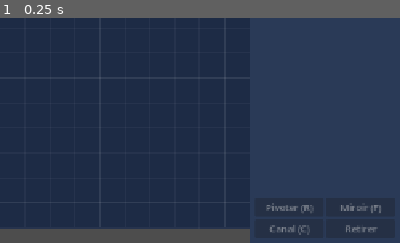
Above: before the commit, frame 1.
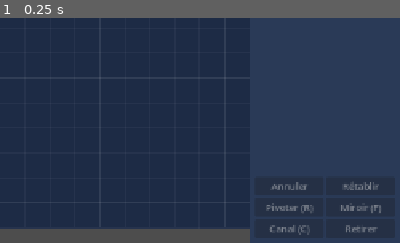
Above: after the commit, the same moment.

Repository: HackTechDev/bricabrac
Game: Godot game, scene res://scenes/main.tscn
Same seed, same stepped clock (60 frames per second), same inputs: the game is played once before the commit and once after it.
Inputs:
- Up to frame 1 (0.25 s): no input
The pictures show only the part of the screen within x 50-100%, y 50-100%; the shares and areas given below are measured in that part.

The runs differ from the first frame. In frame 1, 0.3% of the frame differs, in the area x 68-95%, y 72-77%.

Commit message:
[Version] 0.3.0 - Annulation et conservation des pièces
- Annuler et rétablir : Ctrl+Z, Ctrl+Y ou Ctrl+Maj+Z, et boutons dédiés ;
  historique par niveau, une étape par action complète
- Pièces sauvegardées par niveau et restaurées au redémarrage ; les
  pièces devenues invalides sont écartées et signalées
- Identifiants stables pour le décor, afin que les cordes s'y rattachent
- Lancer la simulation ne réordonne plus les pièces du joueur
- Tests : annulation à la souris et au clavier, redémarrage, sauvegarde
  incohérente, solutions relues depuis le format de sauvegarde

Co-Authored-By: Claude Opus 5.5 <noreply@anthropic.com>

Diff:
--- a/scripts/board.gd
+++ b/scripts/board.gd
@@ -33,6 +33,11 @@
 
 func load_level(p_level: Dictionary) -> void:
 	level = p_level
+	# Identifiants stables pour le décor : une corde sauvegardée doit y retrouver ses attaches.
+	var fixed: Array = level.get("fixed", [])
+	for i in fixed.size():
+		if not fixed[i].has("id"):
+			fixed[i]["id"] = "f%d" % i
 	placed.clear()
 	_next_id = 1
 	_rebuild(false)
@@ -40,8 +45,6 @@
 
 
 func start() -> void:
-	# Ordre canonique : à disposition égale, résultat égal, quel que soit l'ordre de pose.
-	placed.sort_custom(func(a: Dictionary, b: Dictionary) -> bool: return _key(a) < _key(b))
 	_rebuild(true)
 
 
@@ -53,6 +56,40 @@
 	placed.clear()
 	_rebuild(false)
 	inventory_changed.emit()
+
+
+## Copie indépendante de la disposition du joueur.
+func layout() -> Array:
+	var copy: Array = []
+	for entry in placed:
+		copy.append(entry.duplicate(true))
+	return copy
+
+
+## Remplace la disposition par un état déjà connu comme valide (annulation).
+func set_layout(state: Array) -> void:
+	placed.clear()
+	for entry: Dictionary in state:
+		placed.append(entry.duplicate(true))
+	_bump_next_id()
+	_rebuild(false)
+	inventory_changed.emit()
+
+
+## Remet en place une disposition sauvegardée, en écartant ce qui n'est plus valide, par exemple
+## si le niveau a changé depuis. Renvoie le nombre de pièces écartées.
+func restore_layout(state: Array) -> int:
+	var dropped := 0
+	for ropes: bool in [false, true]:
+		for item: Variant in state:
+			var is_rope: bool = item is Dictionary and item.get("kind") == "rope"
+			if is_rope != ropes:
+				continue
+			if not _restore_entry(item):
+				dropped += 1
+	_bump_next_id()
+	inventory_changed.emit()
+	return dropped
 
 
 func remaining(kind: String) -> int:
@@ -193,10 +230,13 @@
 		_part_layer.remove_child(part)
 		part.queue_free()
 	parts.clear()
-	var layout: Array = level.get("fixed", []) + placed
+	var mine: Array = placed.duplicate()
+	if run:
+		# Ordre canonique : à disposition égale, résultat égal, quel que soit l'ordre de pose.
+		mine.sort_custom(func(a: Dictionary, b: Dictionary) -> bool: return _key(a) < _key(b))
 	# Les cordes s'accrochent à des pièces qui doivent déjà exister.
 	for ropes: bool in [false, true]:
-		for entry: Dictionary in layout:
+		for entry: Dictionary in level.get("fixed", []) + mine:
 			if (entry.kind == "rope") == ropes:
 				_make(entry)
 
@@ -207,6 +247,50 @@
 	_part_layer.add_child(part)
 	parts.append(part)
 	return part
+
+
+func _restore_entry(item: Variant) -> bool:
+	if not item is Dictionary or not Catalog.INFO.has(item.get("kind", "")):
+		return false
+	var entry: Dictionary = (item as Dictionary).duplicate(true)
+	if remaining(entry.kind) <= 0:
+		return false
+	if entry.kind == "rope":
+		if not _rope_targets_exist(entry):
+			return false
+	elif not entry.get("pos") is Vector2:
+		return false
+	placed.append(entry)
+	var part := _make(entry)
+	if _is_rejected(part):
+		placed.pop_back()
+		_drop(part)
+		return false
+	return true
+
+
+func _is_rejected(part: Part) -> bool:
+	return not part is RopePart and not is_valid(part)
+
+
+func _rope_targets_exist(entry: Dictionary) -> bool:
+	var from := find_part(entry.get("from", ""))
+	var to := find_part(entry.get("to", ""))
+	if from == null or to == null or from == to:
+		return false
+	if not (from.main_body is RigidBody2D or to.main_body is RigidBody2D):
+		return false
+	for id: Variant in entry.get("via", []):
+		if not find_part(str(id)) is PulleyPart:
+			return false
+	return true
+
+
+func _bump_next_id() -> void:
+	for entry in placed:
+		var id: String = entry.get("id", "")
+		if id.begins_with("p") and id.substr(1).is_valid_int():
+			_next_id = maxi(_next_id, id.substr(1).to_int() + 1)
 
 
 func _drop(part: Part) -> void:
--- /dev/null
+++ b/scripts/history.gd
@@ -0,0 +1,46 @@
+class_name History
+extends RefCounted
+## Historique d'annulation d'un niveau : une suite d'états complets de la disposition.
+
+const LIMIT := 100
+
+var present: Array
+
+var _past: Array = []
+var _future: Array = []
+
+
+func _init(initial: Array) -> void:
+	present = initial
+
+
+## Enregistre un nouvel état ; renvoie false s'il ne change rien.
+func record(state: Array) -> bool:
+	if state == present:
+		return false
+	_past.append(present)
+	if _past.size() > LIMIT:
+		_past.pop_front()
+	present = state
+	_future.clear()
+	return true
+
+
+func can_undo() -> bool:
+	return not _past.is_empty()
+
+
+func can_redo() -> bool:
+	return not _future.is_empty()
+
+
+func undo() -> Array:
+	_future.append(present)
+	present = _past.pop_back()
+	return present
+
+
+func redo() -> Array:
+	_past.append(present)
+	present = _future.pop_back()
+	return present
--- a/scripts/main.gd
+++ b/scripts/main.gd
@@ -25,6 +25,9 @@
 var rope_from_off := Vector2.ZERO
 var rope_via: Array = []
 var muted := false
+
+var histories := {}
+var saved_layouts := {}
 
 var _level_picker: OptionButton
 var _run_button: Button
@@ -73,8 +76,16 @@
 	_select(null)
 	_win_overlay.hide()
 	board.load_level(levels[index])
+	var level_id: String = levels[index].id
+	var dropped := board.restore_layout(saved_layouts.get(level_id, []))
+	if not histories.has(level_id):
+		histories[level_id] = History.new(board.layout())
 	_goal_label.text = levels[index].goal_text
 	_status.text = levels[index].get("intro", "")
+	if not board.placed.is_empty():
+		_status.text = "Ta machine a été remise en place. Ctrl+Z annule ta dernière action."
+	if dropped > 0:
+		_status.text = "%d pièce(s) sauvegardée(s) ne sont plus valides dans ce niveau." % dropped
 	_rebuild_bin()
 	_refresh_level_picker()
 	_refresh_controls()
@@ -113,13 +124,20 @@
 
 func _unhandled_input(event: InputEvent) -> void:
 	if event is InputEventKey and event.pressed and not event.echo:
-		_handle_key(event.keycode)
+		_handle_key(event)
 	elif event is InputEventMouseButton and event.pressed:
 		_handle_click(event.button_index)
 
 
-func _handle_key(key: Key) -> void:
-	match key:
+func _handle_key(event: InputEventKey) -> void:
+	if event.is_command_or_control_pressed():
+		match event.keycode:
+			KEY_Z:
+				_redo() if event.shift_pressed else _undo()
+			KEY_Y:
+				_redo()
+		return
+	match event.keycode:
 		KEY_SPACE:
 			toggle_run()
 		KEY_M:
@@ -205,6 +223,7 @@
 	part.modulate = Color.WHITE
 	if board.is_valid(part):
 		board.sfx.play("place")
+		_commit()
 		return
 	board.sfx.play("deny")
 	if drag_is_new:
@@ -214,6 +233,7 @@
 	else:
 		board.move_part(part, drag_origin)
 		_status.text = "Pas de place ici : la pièce reprend sa position."
+	_commit()
 
 
 func _stop_drag() -> void:
@@ -248,7 +268,6 @@
 		_status.text = "Une corde commence sur un objet, pas sur une poulie."
 		board.sfx.play("deny")
 		return
-	_ensure_id(target)
 	rope_from = target
 	rope_from_off = target.rope_anchor(board.to_global(_mouse))
 	board.sfx.play("tick")
@@ -256,7 +275,6 @@
 
 
 func _add_rope_pulley(target: Part) -> void:
-	_ensure_id(target)
 	if rope_via.has(target.entry.id):
 		_status.text = "La corde passe déjà par cette poulie."
 		board.sfx.play("deny")
@@ -274,11 +292,11 @@
 		_status.text = "Une corde entre deux pièces fixes ne ferait rien : choisis un objet mobile."
 		board.sfx.play("deny")
 		return
-	_ensure_id(target)
 	var off := target.rope_anchor(board.to_global(_mouse))
 	board.add_rope(rope_from, rope_from_off, rope_via.duplicate(), target, off)
 	board.sfx.play("place")
 	_cancel_rope()
+	_commit()
 	_status.text = "Corde posée. Elle garde cette longueur : elle tire mais ne pousse pas."
 
 
@@ -289,12 +307,6 @@
 	_update_rope_preview()
 
 
-## Les pièces de décor n'ont pas toutes un identifiant : on leur en donne un à la demande.
-func _ensure_id(part: Part) -> void:
-	if not part.entry.has("id"):
-		part.entry["id"] = "fixed_%d" % part.get_instance_id()
-
-
 func _update_rope_preview() -> void:
 	if _rope_preview == null:
 		return
@@ -305,6 +317,54 @@
 	for id: String in rope_via:
 		_rope_preview.add_point(board.find_part(id).position)
 	_rope_preview.add_point(_mouse)
+
+
+# --- Annulation et sauvegarde des pièces ----------------------------------------
+
+## À appeler à la fin de chaque action du joueur : une action égale une étape d'annulation.
+func _commit() -> void:
+	var state := board.layout()
+	if _history().record(state):
+		_store_layout(state)
+	_refresh_context()
+
+
+func _history() -> History:
+	return histories.get(levels[current].id)
+
+
+func _undo() -> void:
+	if board.running or drag_part != null:
+		return
+	if rope_tool:
+		_cancel_rope()
+		_status.text = "Corde annulée."
+	elif _history().can_undo():
+		_show_state(_history().undo(), "Action annulée.")
+	else:
+		board.sfx.play("deny")
+
+
+func _redo() -> void:
+	if board.running or drag_part != null or rope_tool:
+		return
+	if _history().can_redo():
+		_show_state(_history().redo(), "Action rétablie.")
+	else:
+		board.sfx.play("deny")
+
+
+func _show_state(state: Array, message: String) -> void:
+	_select(null)
+	board.set_layout(state)
+	_store_layout(state)
+	board.sfx.play("tick")
+	_status.text = message
+
+
+func _store_layout(state: Array) -> void:
+	saved_layouts[levels[current].id] = state
+	_save_progress()
 
 
 # --- Pièce sélectionnée ---------------------------------------------------------
@@ -336,6 +396,8 @@
 	if was_dragging:
 		drag_part = part
 		_update_drag_tint()
+	else:
+		_commit()
 
 
 func _rotate_selected(sign_value: float) -> void:
@@ -364,6 +426,7 @@
 		_select(null)
 		board.remove(part)
 		board.sfx.play("remove")
+		_commit()
 
 
 # --- Construction de l'interface ------------------------------------------------
@@ -406,7 +469,8 @@
 		_select(null)
 		_cancel_rope()
 		board.clear_placed()
-		board.sfx.play("remove"))
+		board.sfx.play("remove")
+		_commit())
 	row.add_child(_clear_button)
 
 	_run_button = Button.new()
@@ -442,6 +506,8 @@
 	grid.columns = 2
 	col.add_child(grid)
 	for def: Array in [
+		["undo", "Annuler", _undo, "Ctrl+Z"],
+		["redo", "Rétablir", _redo, "Ctrl+Y"],
 		["rotate", "Pivoter (R)", func() -> void: _rotate_selected(1.0)],
 		["flip", "Miroir (F)", _flip_selected],
 		["channel", "Canal (C)", _cycle_channel],
@@ -452,6 +518,8 @@
 		b.size_flags_horizontal = Control.SIZE_EXPAND_FILL
 		b.focus_mode = Control.FOCUS_NONE
 		b.pressed.connect(def[2])
+		if def.size() > 3:
+			b.tooltip_text = def[3]
 		grid.add_child(b)
 		_ctx_buttons[def[0]] = b
 
@@ -537,6 +605,9 @@
 	_ctx_buttons.flip.disabled = p == null or not p.can_flip()
 	_ctx_buttons.channel.disabled = p == null or not p.uses_channel()
 	_ctx_buttons.remove.disabled = p == null
+	var history := _history() if histories.has(levels[current].id) else null
+	_ctx_buttons.undo.disabled = board.running or history == null or not history.can_undo()
+	_ctx_buttons.redo.disabled = board.running or history == null or not history.can_redo()
 
 
 func _refresh_controls() -> void:
@@ -585,10 +656,12 @@
 		for id: String in cfg.get_value("progress", "completed", []):
 			completed[id] = true
 		muted = cfg.get_value("settings", "muted", false)
+		saved_layouts = cfg.get_value("layouts", "by_level", {})
 
 
 func _save_progress() -> void:
 	var cfg := ConfigFile.new()
 	cfg.set_value("progress", "completed", completed.keys())
 	cfg.set_value("settings", "muted", muted)
+	cfg.set_value("layouts", "by_level", saved_layouts)
 	cfg.save(save_path)
--- a/tests/test_levels.gd
+++ b/tests/test_levels.gd
@@ -51,6 +51,23 @@
 			slowest = maxf(slowest, time)
 	_report(level.id, "solution gagnante %d/%d (%.2fs à %.2fs)" % [wins, REPEATS, fastest, slowest],
 			wins == REPEATS, "pas de victoire en %ds" % SOLVE_SECONDS)
+	await _check_saved_copy(level)
+
+
+## Une machine relue depuis le format de sauvegarde doit se poser entière et gagner pareil.
+func _check_saved_copy(level: Dictionary) -> void:
+	board.load_level(level)
+	board.apply_layout(level.solution)
+	var cfg := ConfigFile.new()
+	cfg.set_value("layouts", "by_level", board.layout())
+	var reread := ConfigFile.new()
+	reread.parse(cfg.encode_to_text())
+	board.load_level(level)
+	var dropped := board.restore_layout(reread.get_value("layouts", "by_level"))
+	_report(level.id, "sauvegarde relue entière", dropped == 0, "%d pièce(s) écartée(s)" % dropped)
+	board.start()
+	var time := await _simulate(SOLVE_SECONDS, "")
+	_report(level.id, "sauvegarde relue gagnante", time >= 0.0, "pas de victoire")
 
 
 func _play(level: Dictionary, solution: Array) -> float:
--- a/tests/test_ui.gd
+++ b/tests/test_ui.gd
@@ -82,6 +82,10 @@
 
 	await _test_rope_tool()
 	await _test_sound_toggle()
+	await _test_undo()
+	await _test_persistence()
+	await _test_undo_cascade()
+	await _test_stale_save()
 
 	DirAccess.remove_absolute(ProjectSettings.globalize_path(SAVE))
 	print("ÉCHECS : %d" % failures if failures else "INTERFACE OK")
@@ -153,6 +157,187 @@
 	_check("corde vers le décor : tracé valide", rope.points().size() == 2)
 
 
+## Le niveau Par-dessus le mur, vide au départ : ressort et planche.
+func _test_undo() -> void:
+	var board: Board = main.board
+	main.load_level(1)
+	await _steps(2)
+	_check("rien à annuler au départ", main._ctx_buttons.undo.disabled)
+	await _key(KEY_Z, true)
+	_check("Ctrl+Z sans historique : sans effet", board.placed.is_empty())
+
+	await _drag(_bin_pos("spring"), board.to_global(Vector2(200, 500)))
+	await _key(KEY_R)
+	await _drag(board.to_global(Vector2(200, 500)), board.to_global(Vector2(300, 400)))
+	_check("trois actions faites", board.placed[0].pos == Vector2(300, 400) and board.placed[0].rot == 15.0)
+
+	# Un glisser sur place ne crée pas d'étape.
+	await _drag(board.to_global(Vector2(300, 400)), board.to_global(Vector2(300, 400)))
+	await _key(KEY_Z, true)
+	_check("Ctrl+Z : déplacement annulé d'un coup", board.placed[0].pos == Vector2(200, 500))
+	_check("la rotation reste", board.placed[0].rot == 15.0)
+	await _key(KEY_Z, true)
+	_check("Ctrl+Z : rotation annulée", board.placed[0].rot == 0.0)
+	await _key(KEY_Z, true)
+	_check("Ctrl+Z : pose annulée, pièce au bac", board.placed.is_empty() and board.remaining("spring") == 1)
+	_check("objet affiché retiré", board.part_at(Vector2(200, 500)) == null)
+
+	await _key(KEY_Y, true)
+	await _key(KEY_Z, true, true)
+	await _key(KEY_Y, true)
+	_check("Ctrl+Y et Ctrl+Maj+Z rétablissent", board.placed[0].pos == Vector2(300, 400))
+	_check("pièce rétablie déplaçable", board.part_at(Vector2(300, 400)) != null)
+	await _key(KEY_Y, true)
+	_check("rien de plus à rétablir", main._ctx_buttons.redo.disabled)
+
+	# Une nouvelle action efface ce qui pouvait être rétabli.
+	await _key(KEY_Z, true)
+	await _key(KEY_F)  # Sans effet sur un ressort : pas d'étape.
+	_check("action sans effet : on peut encore rétablir", not main._ctx_buttons.redo.disabled)
+	await _click(board.to_global(Vector2(200, 500)), MOUSE_BUTTON_LEFT)
+	await _key(KEY_R)
+	_check("nouvelle action : plus de rétablissement", main._ctx_buttons.redo.disabled)
+
+	# Tout retirer s'annule en une fois.
+	await _drag(_bin_pos("plank"), board.to_global(Vector2(700, 200)))
+	await _click(main._clear_button.get_global_rect().get_center(), MOUSE_BUTTON_LEFT)
+	_check("tout retirer", board.placed.is_empty())
+	await _click(main._ctx_buttons.undo.get_global_rect().get_center(), MOUSE_BUTTON_LEFT)
+	_check("bouton Annuler : deux pièces reviennent", board.placed.size() == 2)
+
+	# Pas d'annulation pendant la simulation.
+	var before: Array = board.layout()
+	await _key(KEY_SPACE)
+	await _key(KEY_Z, true)
+	_check("Ctrl+Z ignoré pendant la simulation", board.running and board.layout() == before)
+	_check("boutons grisés pendant la simulation", main._ctx_buttons.undo.disabled)
+	await _key(KEY_SPACE)
+	_check("lancer ne crée pas d'étape", board.layout() == before)
+	await _drag(board.to_global(Vector2(700, 200)), board.to_global(Vector2(700, 300)))
+	await _key(KEY_Z, true)
+	_check("lancer n'a pas perturbé l'historique", board.layout() == before)
+
+	# Pendant la pose d'une corde, Ctrl+Z abandonne la pose.
+	main.load_level(7)
+	await _steps(2)
+	await _click(_bin_pos("rope"), MOUSE_BUTTON_LEFT)
+	await _click(board.to_global(Vector2(120, 300)), MOUSE_BUTTON_LEFT)
+	await _key(KEY_Z, true)
+	_check("Ctrl+Z annule la corde en cours", not main.rope_tool and board.placed.is_empty())
+
+	# Chaque niveau garde son propre historique.
+	main.load_level(1)
+	await _steps(2)
+	_check("historique conservé par niveau", not main._ctx_buttons.undo.disabled)
+
+
+## Pendule : corde vers la poutre ; Contrepoids : corde vers la plaque, qui n'a pas d'id dans le niveau.
+func _test_persistence() -> void:
+	var board: Board = main.board
+	main.load_level(1)
+	await _steps(2)
+	var layout_before: Array = board.layout()
+	_check("machine présente avant de changer de niveau", not layout_before.is_empty())
+	main.load_level(0)
+	await _steps(2)
+	main.load_level(1)
+	await _steps(2)
+	_check("changer de niveau conserve les pièces", board.layout() == layout_before)
+
+	main.load_level(6)
+	await _steps(2)
+	var rope_layout: Array = board.layout()
+	_check("corde vers le décor en place", board.remaining("rope") == 0)
+
+	# Redémarrage complet : nouvelle interface, relecture du fichier.
+	await _restart()
+	board = main.board
+	main.load_level(1)
+	await _steps(2)
+	_check("redémarrage : pièces restaurées", board.layout() == layout_before)
+	_check("redémarrage : pas d'annulation d'avant", main._ctx_buttons.undo.disabled)
+	var spring := board.part_at(layout_before[0].pos)
+	_check("redémarrage : pièce restaurée sélectionnable", spring != null)
+
+	main.load_level(6)
+	await _steps(2)
+	_check("redémarrage : corde restaurée", board.layout() == rope_layout)
+	var rope: RopePart
+	for part in board.parts:
+		if part is RopePart:
+			rope = part
+	_check("redémarrage : corde rattachée au décor", rope != null and rope.points().size() == 2)
+
+	# Une nouvelle pièce ne doit pas reprendre l'identifiant d'une pièce restaurée.
+	main.load_level(1)
+	await _steps(2)
+	var ids: Array = []
+	for entry: Dictionary in board.placed:
+		ids.append(entry.id)
+	var extra := board.place("plank", Vector2(800, 100))
+	_check("nouvel identifiant sans collision", not ids.has(extra.entry.id))
+	board.remove(extra)
+
+
+## Retirer une poulie emporte sa corde : un seul Ctrl+Z doit ramener les deux.
+func _test_undo_cascade() -> void:
+	var board: Board = main.board
+	main.load_level(6)
+	await _steps(2)
+	await _click(board.to_global(Vector2(500, 150)), MOUSE_BUTTON_RIGHT)
+	_check("corde vers le décor retirée", board.remaining("rope") == 1)
+	await _click(_bin_pos("rope"), MOUSE_BUTTON_LEFT)
+	await _click(board.to_global(Vector2(700, 120)), MOUSE_BUTTON_LEFT)
+	await _click(board.to_global(Vector2(300, 40)), MOUSE_BUTTON_LEFT)
+	await _click(board.to_global(Vector2(300, 610)), MOUSE_BUTTON_LEFT)
+	_check("corde passant par la poulie posée", board.remaining("rope") == 0)
+	await _click(board.to_global(Vector2(300, 40)), MOUSE_BUTTON_RIGHT)
+	_check("poulie retirée avec sa corde", board.remaining("rope") == 1 and board.remaining("pulley") == 2)
+	await _key(KEY_Z, true)
+	_check("Ctrl+Z : poulie et corde reviennent", board.remaining("rope") == 0 and board.remaining("pulley") == 1)
+	var rope: RopePart
+	for part in board.parts:
+		if part is RopePart:
+			rope = part
+	_check("Ctrl+Z : corde rattachée à la poulie", rope != null and rope.points().size() == 3)
+
+
+## Sauvegarde devenue incohérente : le niveau démarre quand même, sans les pièces invalides.
+func _test_stale_save() -> void:
+	main.saved_layouts["pente"] = [
+		{"kind": "plank", "pos": Vector2(190, 240), "rot": 30.0, "dir": 1, "id": "p1"},
+		{"kind": "plank", "pos": Vector2(600, 200), "rot": 0.0, "dir": 1, "id": "p2"},
+		{"kind": "plank", "pos": Vector2(800, 200), "rot": 0.0, "dir": 1, "id": "p3"},
+		{"kind": "piece_disparue", "pos": Vector2(10, 10)},
+		{"kind": "plank", "pos": "pas une position"},
+		{"kind": "rope", "from": "absent", "to": "p1"},
+		"pas une entrée",
+	]
+	main.levels[0].inventory = {"plank": 2, "rope": 1}
+	main.histories.erase("pente")
+	main.load_level(0)
+	await _steps(2)
+	_check("sauvegarde incohérente : seules les pièces valides restent", main.board.placed.size() == 2)
+	main.levels[0].inventory = {"plank": 2}
+	main.saved_layouts["pente"] = [
+		{"kind": "plank", "pos": Vector2(150, 60), "rot": 0.0, "dir": 1, "id": "p1"},
+	]
+	main.histories.erase("pente")
+	main.load_level(0)
+	await _steps(2)
+	_check("sauvegarde incohérente : pièce sur le décor écartée", main.board.placed.is_empty())
+
+
+func _restart() -> void:
+	main.free()
+	await process_frame
+	main = (load("res://scenes/main.tscn") as PackedScene).instantiate()
+	main.save_path = SAVE
+	root.add_child(main)
+	await process_frame
+	await process_frame
+
+
 func _test_sound_toggle() -> void:
 	var was_muted: bool = main.muted
 	await _key(KEY_M)
@@ -200,10 +385,12 @@
 	await process_frame
 
 
-func _key(key: Key) -> void:
+func _key(key: Key, ctrl := false, shift := false) -> void:
 	var ev := InputEventKey.new()
 	ev.keycode = key
 	ev.physical_keycode = key
+	ev.ctrl_pressed = ctrl
+	ev.shift_pressed = shift
 	ev.pressed = true
 	root.push_input(ev)
 	await process_frame
Not shown, added: scripts/history.gd.uid
Not shown, changed: IMPROVEMENTS.md
Not shown, changed: TUTORIAL.md
